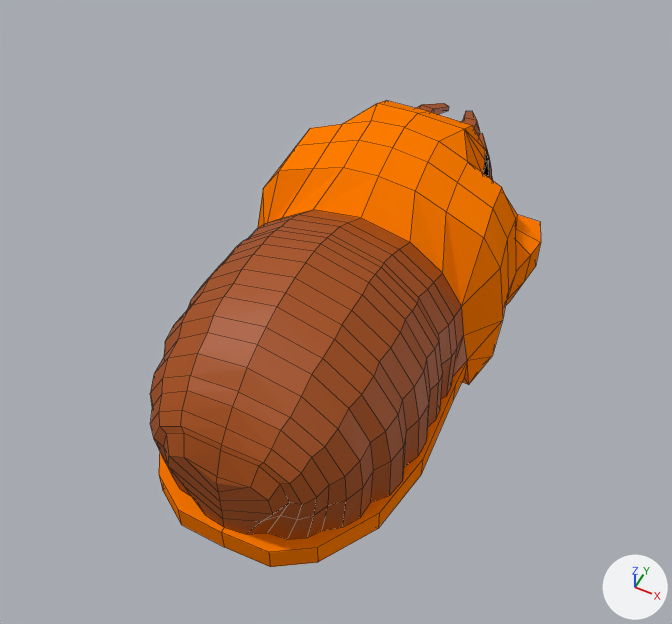
The Blender file Assets/Models/BugBoss.blend: old version first, new version second.
Both versions are drawn from a 50 mm camera at (2.1, -3.94, 5.25) aimed at (0.13, 0.0, 0.33). Every picture has the same lights, and +X, +Y and +Z are marked at lower right. Mesh edges are drawn as thin lines.

The older version as bpy lines, for what is in view:
```python
me_cube = bpy.data.meshes.new('Cube')
me_cube.from_pydata(...)  # 294 vertices, 271 faces; spans x 0.0..1.11, y -1.49..2.88, z -0.9..0.93
# faces by material slot: [113, 143, 15]
me_cube.materials.append(mat_outside)  # orange #ff7d00
me_cube.materials.append(mat_inside)  # brown #a74d00
me_cube.materials.append(mat_eye)  # black #000000
ob_bug = bpy.data.objects.new('Bug', me_cube)
ob_bug.location = (0.0, 0.0, 0.0)
_m = ob_bug.modifiers.new('Mirror', 'MIRROR')
_m.use_clip = True
```
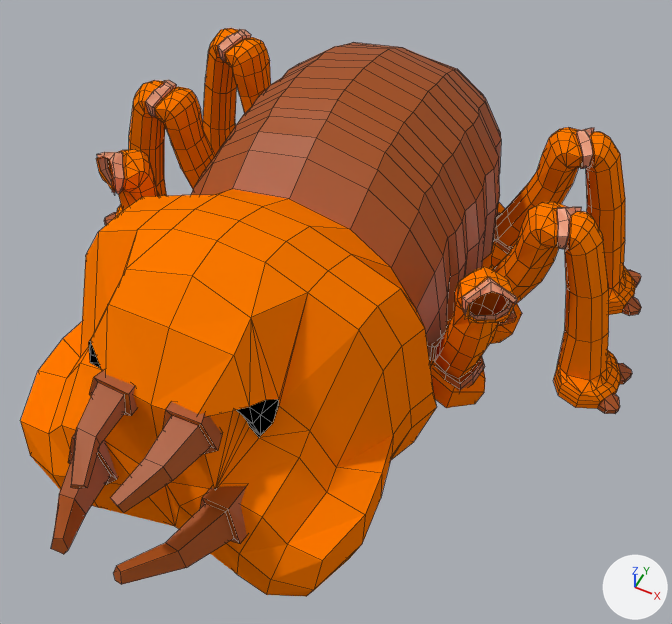
Changed parts and their boxes (x1, y1, x2, y2) in the pictures (672 x 624 px; the box of a moved part takes in the faces that stretch with it):
'Bug', reshaped (58% wider, 22% taller)
    before: (150, 100, 541, 567)
    after: (21, 28, 641, 596)
part 1 of me_cube, moved or reshaped
    before: (416, 103, 480, 137)
    after: (71, 370, 222, 513)
part 2 of me_cube, moved or reshaped
    before: (479, 133, 493, 180)
    after: (51, 432, 247, 585)
part 3 of me_cube, added
    after: (104, 80, 632, 414)
part 4 of me_cube, added
    after: (203, 28, 641, 316)
part 5 of me_cube, added
    after: (21, 42, 522, 596)
part 6 of me_cube, added
    after: (96, 149, 517, 391)
part 7 of me_cube, deleted
    before: (150, 100, 541, 567)

The change in detail:
Material 'Wurstscheibe' (mat_wurstscheibe) is new.
Its base color is (0.86, 0.341, 0.19) (beige #ef9e79).
me_cube is used by ob_bug; location (0.0, 0.0, 0.0).
me_cube had 294 vertices, 271 faces and spanned x 0.0..1.11, y -1.49..2.88, z -0.9..0.93.
me_cube now has 1149 vertices, 1181 faces and spans x 0.0..2.15, y -2.55..1.82, z 0.0..1.92.
me_cube part 1: the loose piece of 25 vertices spanning x 0.08..0.4, y 2.08..2.68, z 0.23..0.48 is mirrored in y about its middle, then moved by (0.0, -4.44, 0.99).
me_cube part 2: the loose piece of 25 vertices spanning x 0.14..0.58, y 2.13..2.88, z -0.41..-0.02 is mirrored in y about its middle, then moved by (0.0, -4.68, 0.99).
me_cube part 3: a new loose piece of 311 vertices spanning x 0.88..2.15, y 0.21..0.75, z 0.0..1.45.
me_cube part 4: a new loose piece of 311 vertices spanning x 0.78..2.05, y 1.0..1.66, z 0.0..1.45.
me_cube part 5: a new loose piece of 309 vertices spanning x 0.0..1.33, y -2.02..1.82, z 0.09..1.92.
me_cube part 6: a new loose piece of 168 vertices spanning x 0.87..1.43, y -0.52..0.07, z 0.26..1.5.
Part 7, on me_cube:
244 vertices are removed from x 0.0..1.11, y -1.49..2.35, z -0.9..0.93.
229 faces are deleted.
me_cube now uses material mat_wurstscheibe (beige #ef9e79).
